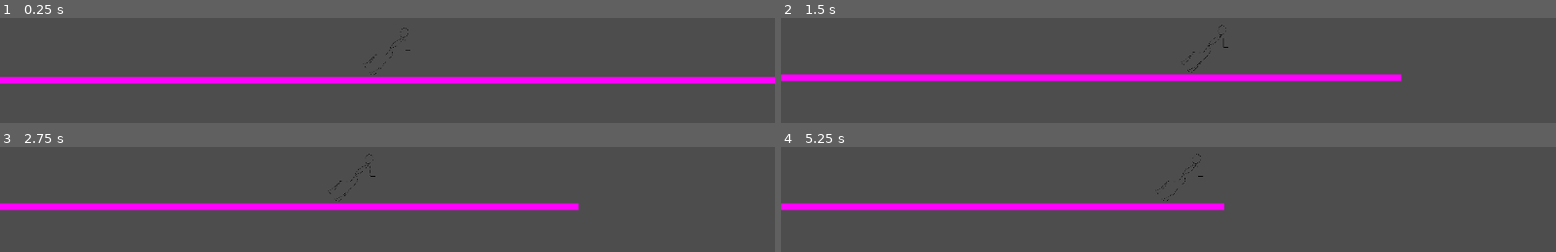
Above: before the commit, frames 1-4 (two rows, left to right).
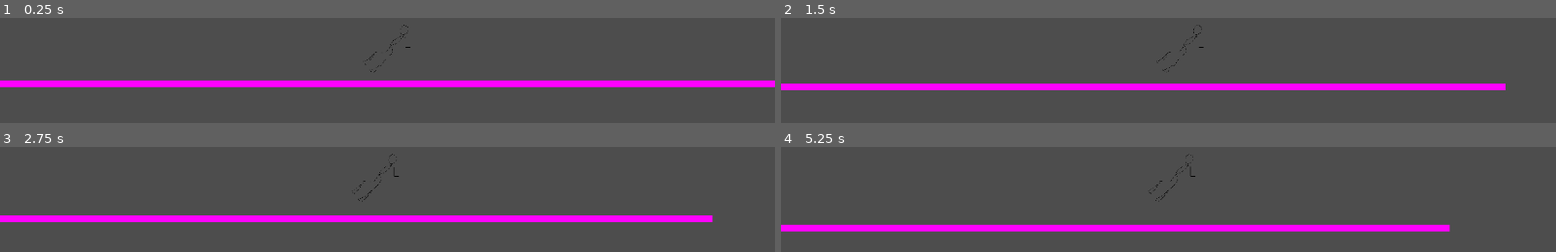
Above: after the commit, the same moments.

Repository: KeyraWebb/Cheezbored
Game: Godot game, scene res://scenes/player_test_scene.tscn
Same seed, same stepped clock (60 frames per second), same inputs: the game is played once before the commit and once after it.
Inputs:
- Up to frame 1 (0.25 s): no input
- Up to frame 2 (1.5 s): tap Enter at 0.5 s; hold Right (move_right) from 0.53 s (still down); tap Space (jump) at 0.77 s
- Up to frame 3 (2.75 s): tap Space (jump) at 1.52 s; release Right (move_right) at 2.03 s; hold Left (move_left) from 2.03 s (still down)
- Up to frame 4 (5.25 s): release Left (move_left) at 2.78 s; hold Right (move_right) 2.78-4.28 s; tap Space (jump) at 3.02, 3.77, 4.52 s; hold Left (move_left) 4.28-5.03 s; hold Right (move_right) from 5.03 s (still down)

The runs differ from the first frame. In frame 1, 7.5% of the frame differs, in the area x 0-100%, y 6-67%; in frame 2, 12%, in the area x 0-94%, y 6-69%; in frame 3, 12%; in frame 4, 11%.

Commit message:
added swim controls

Diff:
--- a/project.godot
+++ b/project.godot
@@ -26,12 +26,14 @@
 "deadzone": 0.5,
 "events": [Object(InputEventKey,"resource_local_to_scene":false,"resource_name":"","device":-1,"window_id":0,"alt_press …(192 unchanged characters)…
 , Object(InputEventKey,"resource_local_to_scene":false,"resource_name":"","device":-1,"window_id":0,"alt_pressed":false …(186 unchanged characters)…
+, Object(InputEventKey,"resource_local_to_scene":false,"resource_name":"","device":-1,"window_id":0,"alt_pressed":false,"shift_pressed":false,"ctrl_pressed":false,"meta_pressed":false,"pressed":false,"keycode":0,"physical_keycode":32,"key_label":0,"unicode":32,"location":0,"echo":false,"script":null)
 ]
 }
 move_down={
 "deadzone": 0.5,
 "events": [Object(InputEventKey,"resource_local_to_scene":false,"resource_name":"","device":-1,"window_id":0,"alt_press …(192 unchanged characters)…
 , Object(InputEventKey,"resource_local_to_scene":false,"resource_name":"","device":-1,"window_id":0,"alt_pressed":false …(186 unchanged characters)…
+, Object(InputEventKey,"resource_local_to_scene":false,"resource_name":"","device":-1,"window_id":0,"alt_pressed":false,"shift_pressed":false,"ctrl_pressed":false,"meta_pressed":false,"pressed":false,"keycode":0,"physical_keycode":4194325,"key_label":0,"unicode":0,"location":0,"echo":false,"script":null)
 ]
 }
 move_left={
--- a/scenes/objects/player.tscn
+++ b/scenes/objects/player.tscn
@@ -1,8 +1,9 @@
-[gd_scene load_steps=5 format=3 uid="uid://df6n5fnrrtxh8"]
+[gd_scene load_steps=6 format=3 uid="uid://df6n5fnrrtxh8"]
 
 [ext_resource type="Script" path="res://scripts/player.gd" id="1_if1o6"]
 [ext_resource type="Script" path="res://scripts/ground_controller.gd" id="2_pht7p"]
 [ext_resource type="Texture2D" uid="uid://dutm2ncy5g5vj" path="res://assets/sprites/A Man.png" id="3_0kmt2"]
+[ext_resource type="Script" path="res://scripts/water_controller.gd" id="3_b5wps"]
 
 [sub_resource type="CircleShape2D" id="CircleShape2D_ydc2k"]
 radius = 39.0
@@ -14,7 +15,7 @@
 script = ExtResource("2_pht7p")
 
 [node name="WaterController" type="Node" parent="."]
-script = ExtResource("2_pht7p")
+script = ExtResource("3_b5wps")
 
 [node name="CollisionShape2D" type="CollisionShape2D" parent="."]
 shape = SubResource("CircleShape2D_ydc2k")
--- a/scripts/player.gd
+++ b/scripts/player.gd
@@ -4,16 +4,22 @@
 
 @export var walk_speed := 300.0
 @export var jump_velocity := 400.0
+@export var swim_speed := 100.0
 
 @onready var ground_controller: Node = $GroundController
 @onready var water_controller: Node = $WaterController
 
-var active_controller: Node
+
+var active_controller: Node:
+	set(value):
+		motion_mode = (MOTION_MODE_GROUNDED if value == ground_controller
+					   else MOTION_MODE_FLOATING)
+		active_controller = value
 
 
 func _ready() -> void:
 	# assume we start game on the ground
-	active_controller = ground_controller
+	active_controller = water_controller
 
 	# give controllers access to player
 	for controller in [ground_controller, water_controller]:
--- /dev/null
+++ b/scripts/water_controller.gd
@@ -0,0 +1,19 @@
+extends Node
+
+var player: Player
+
+
+func update(delta: float) -> void:
+	# Add the gravity.
+	if not player.is_on_floor():
+		player.velocity += player.get_gravity() * delta
+
+	# Get the input direction and handle the movement/deceleration.
+	# As good practice, you should replace UI actions with custom gameplay actions.
+	var direction := Input.get_vector("move_left", "move_right", "move_up", "move_down")
+	if direction:
+		player.velocity = direction * player.swim_speed
+	else:
+		player.velocity = Vector2.ZERO
+
+	player.move_and_slide()
